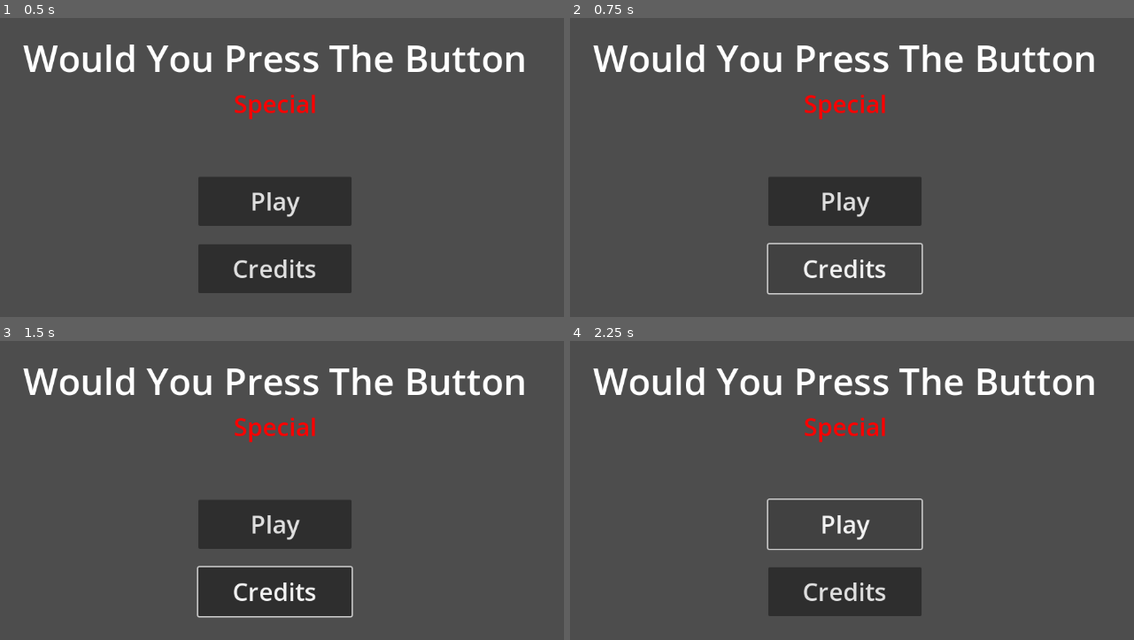
Above: before the commit, frames 1-4 (two rows, left to right).
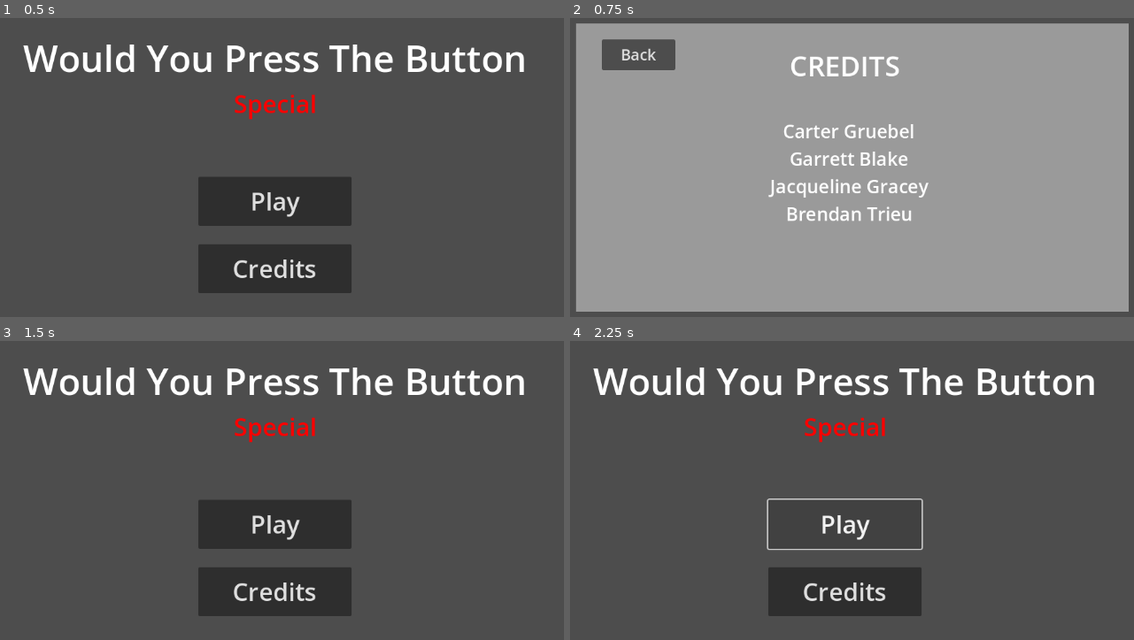
Above: after the commit, the same moments.

Repository: Beepered/WouldYouPressTheButton-Special
Game: Godot game, scene res://scenes/main_menu.tscn
Two runs of this game, one before a commit and one after it. Both use one fixed random seed, a clock stepped at 60 frames per second and the inputs below. Before the commit the project has no main scene; this scene is started directly in both runs.
Inputs (mouse positions are in pixels of both pictures, inside the frame that each line leads up to):
- Up to frame 1 (0.5 s): no input
- Up to frame 2 (0.75 s): click "Credits" at 0.5 s
- Up to frame 3 (1.5 s): click (67, 376) at 1.25 s, where only the run after the commit has a clickable "Back"
- Up to frame 4 (2.25 s): click "Play" at 2 s

Frame 1 is identical in both runs. In frame 2, 93% of the frame differs, in the area x 1-100%, y 1-99%; in frame 3, 0.4%; in frame 4, nothing differs.

Commit message:
credits button linked

Diff:
--- a/wouldyoupressthebutton-special/project.godot
+++ b/wouldyoupressthebutton-special/project.godot
@@ -11,5 +11,6 @@
 [application]
 
 config/name="WouldYouPressTheButton-Special"
+run/main_scene="res://scenes/main_menu.tscn"
 config/features=PackedStringArray("4.3", "Forward Plus")
 config/icon="res://sprites/icon.svg"
--- /dev/null
+++ b/wouldyoupressthebutton-special/scenes/main_menu.gd
@@ -0,0 +1,19 @@
+extends Node2D
+
+
+# Called when the node enters the scene tree for the first time.
+func _ready() -> void:
+	pass # Replace with function body.
+
+
+# Called every frame. 'delta' is the elapsed time since the previous frame.
+func _process(delta: float) -> void:
+	pass
+
+
+func _on_credits_button_down() -> void:
+	$CanvasLayer/Credits.visible = true;
+
+
+func _on_back_button_down() -> void:
+	$CanvasLayer/Credits.visible = false;
--- a/wouldyoupressthebutton-special/scenes/main_menu.tscn
+++ b/wouldyoupressthebutton-special/scenes/main_menu.tscn
@@ -1,8 +1,10 @@
-[gd_scene load_steps=2 format=3 uid="uid://bdyqluc1cfnb8"]
+[gd_scene load_steps=3 format=3 uid="uid://bdyqluc1cfnb8"]
 
 [ext_resource type="Texture2D" uid="uid://bgygn6ii42cpa" path="res://sprites/pixel.png" id="1_1bg67"]
+[ext_resource type="Script" path="res://scenes/main_menu.gd" id="1_77ssq"]
 
 [node name="Main Menu" type="Node2D"]
+script = ExtResource("1_77ssq")
 
 [node name="CanvasLayer" type="CanvasLayer" parent="."]
 
@@ -117,3 +119,6 @@
 offset_bottom = 150.0
 theme_override_font_sizes/font_size = 25
 text = "Back"
+
+[connection signal="button_down" from="CanvasLayer/Credits Button" to="." method="_on_credits_button_down"]
+[connection signal="button_down" from="CanvasLayer/Credits/Button" to="." method="_on_back_button_down"]
